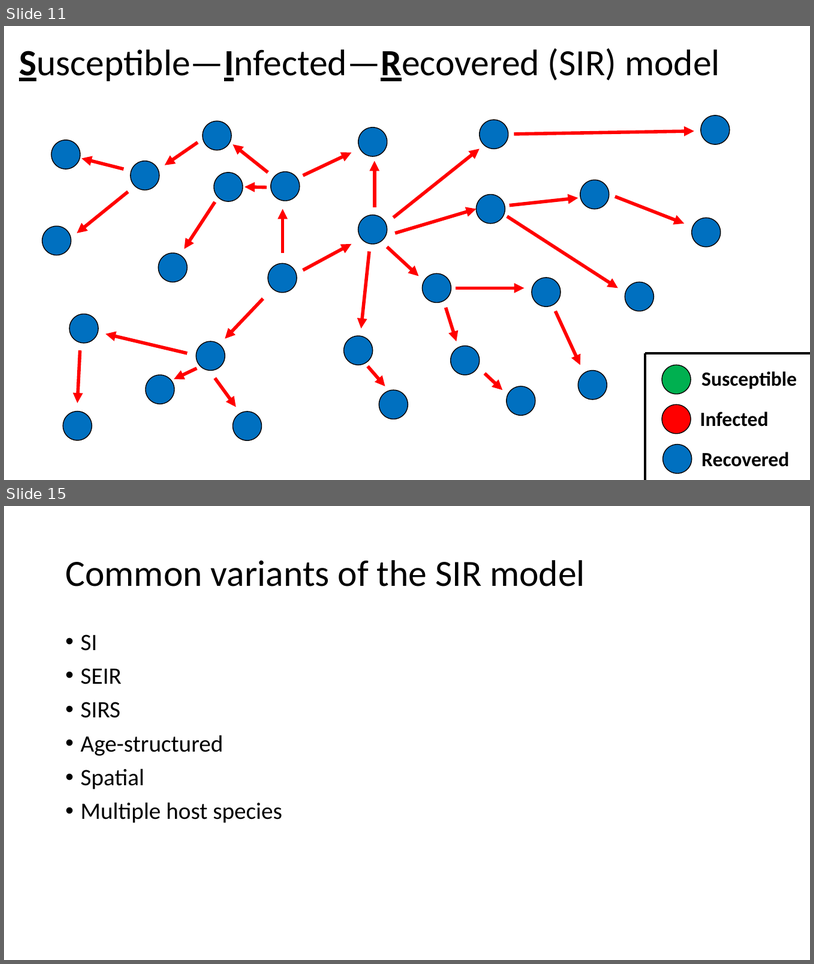
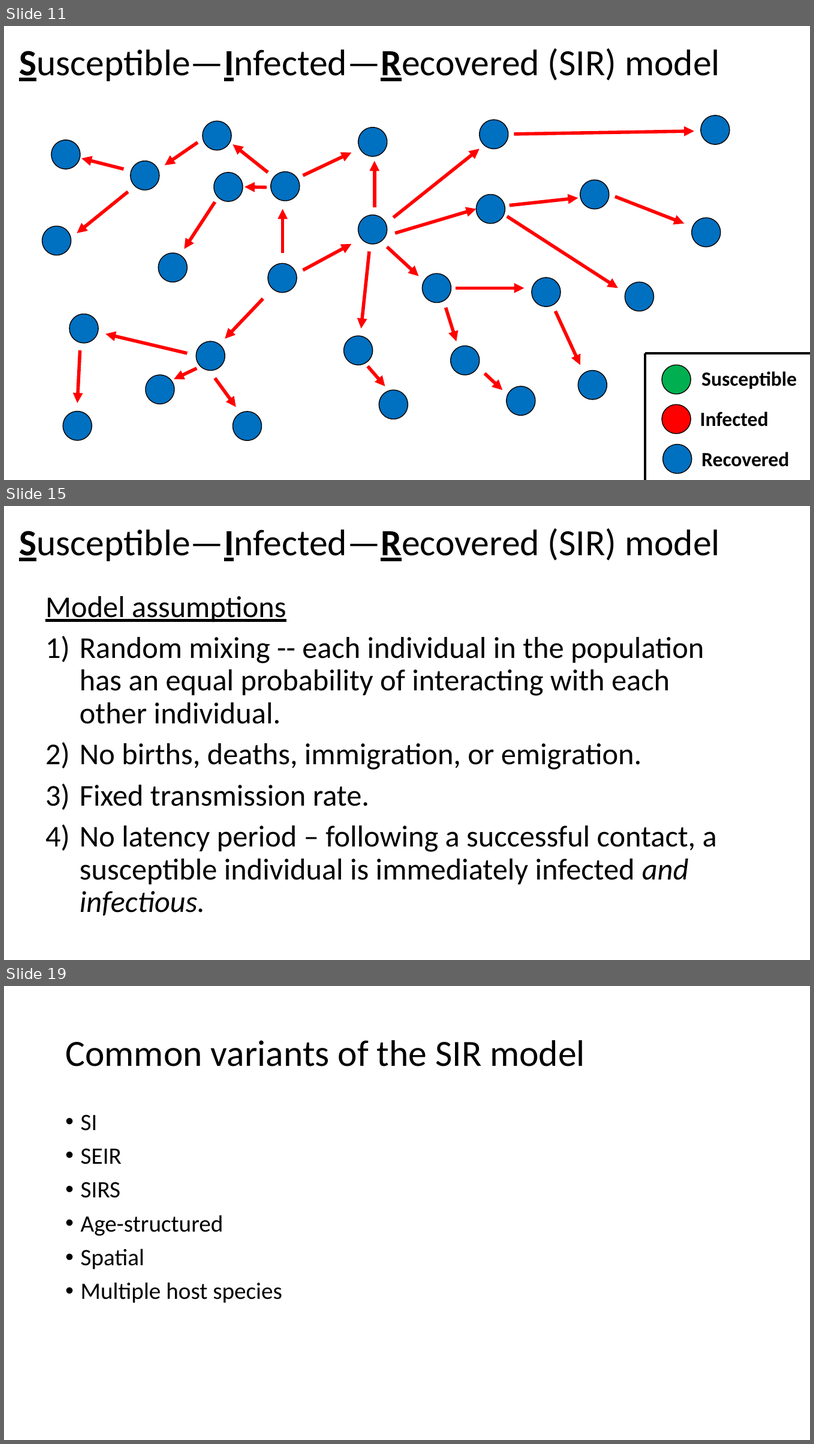
Before and after one commit to grimaudo-at/SIR_lecture, a slide deck: SIR_lecture.pptx. Shown one above the other, each under a label of ours: slides 11 and 15 before the commit, slides 11, 15 and 19 after it; the slides between them are not shown. The pictures are 814x964 and 814x1444 pixels, drawn with LibreOffice and Linux fonts; fonts in the diff are those of the drawing. Boxes give left, top, right and bottom in pixels: in the first picture for what was removed or moved away, otherwise in the second. Text is boxed around its words. In the diff, an @@ line names an element or a change of style, - is before the commit and + after.

```diff
--- a/SIR_lecture.pptx
+++ b/SIR_lecture.pptx
@@ slide 15 added at <box>4,506,810,960</box>, background #FFFFFF @@
@@ title added at <box>19,528,720,561</box>, 44 pt, text #000000 @@
+Susceptible—Infected—Recovered (SIR) model
@@ text added at <box>45,596,717,915</box>, 36 pt, text #000000 @@
+Model assumptions
+1) Random mixing -- each individual in the population has an equal probability of interacting with each other individual.
+2) No births, deaths, immigration, or emigration.
+3) Fixed transmission rate.
+4) No latency period – following a successful contact, a susceptible individual is immediately infected and infectious.
@@ what was slide 15 is now slide 19 @@
```
Also in this commit, not shown: 2 slides changed, 4 other slides added, 1 slide removed, 3 other files.
